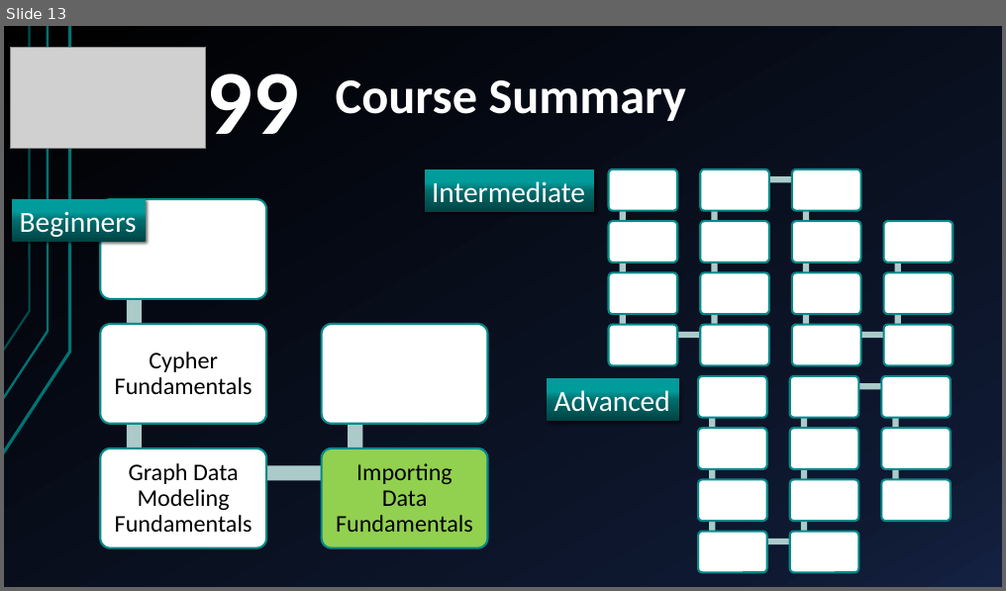
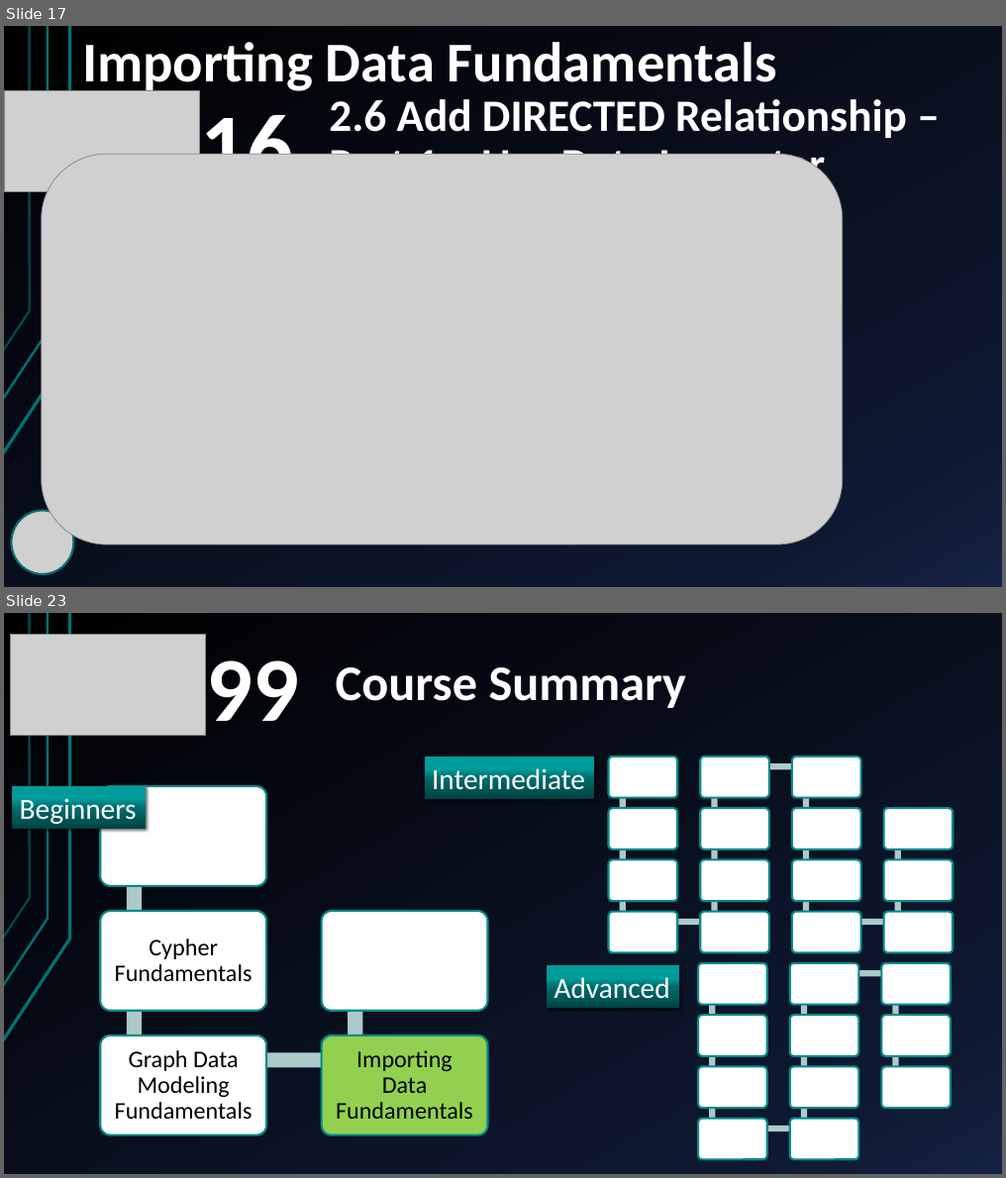
Before and after one commit to yasenstar/learn_graphdb, a slide deck: neo4j/import_data_fundamentals/Importing_Data_Fundamentals.pptx. Shown one above the other, each under a label of ours: slide 13 before the commit, slides 17 and 23 after it; the slides between them are not shown. The pictures are 1006x591 and 1006x1178 pixels, drawn with LibreOffice and Linux fonts; fonts in the diff are those of the drawing; grey boxes stand for pictures. Boxes give left, top, right and bottom in pixels: in the first picture for what was removed or moved away, otherwise in the second. Text is boxed around its words. In the diff, an @@ line names an element or a change of style, - is before the commit and + after.

```diff
--- a/neo4j/import_data_fundamentals/Importing_Data_Fundamentals.pptx
+++ b/neo4j/import_data_fundamentals/Importing_Data_Fundamentals.pptx
@@ slide 17 added at <box>4,26,1002,587</box>, background gradient #000000 to #0F1931 to #142242; not listed: 3 template elements that a slide beside it also shows @@
@@ text added at <box>82,42,777,94</box>, 54 pt, text #FFFFFF, bold @@
+Importing Data Fundamentals
@@ picture added at <box>4,90,199,192</box> @@
@@ text added at <box>200,101,293,155</box>, 88 pt, text #FFFFFF, bold @@
+16
@@ title added at <box>329,99,907,174</box>, 43.2 pt, text #FFFFFF, bold @@
+2.6 Add DIRECTED Relationship – Part 1 – Use Data Importer
@@ picture added at <box>42,154,843,545</box> @@
@@ picture added at <box>12,511,73,574</box> @@
@@ what was slide 13 is now slide 23 @@
```
Also in this commit, not shown: 9 other slides added, 2 other files.
